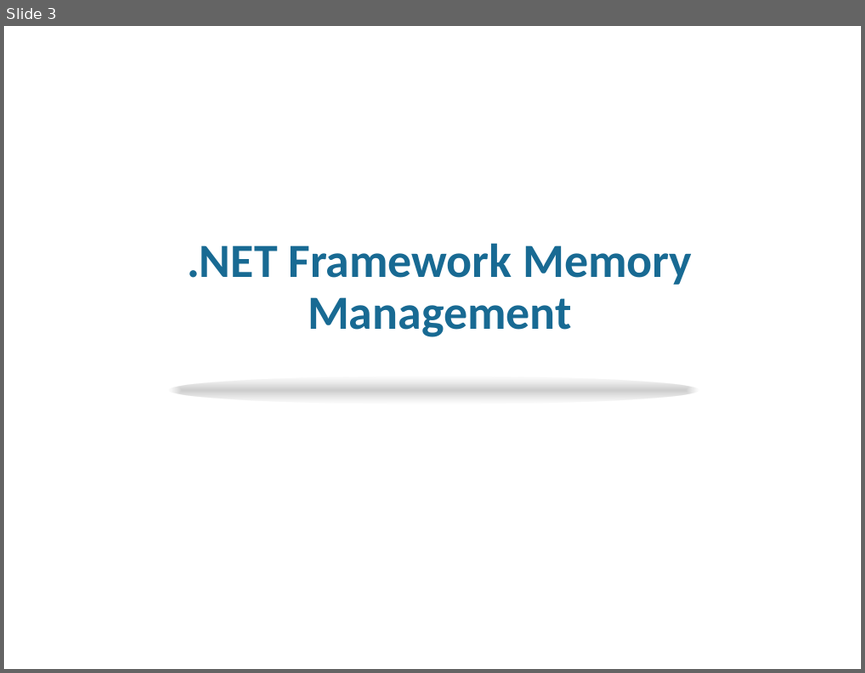
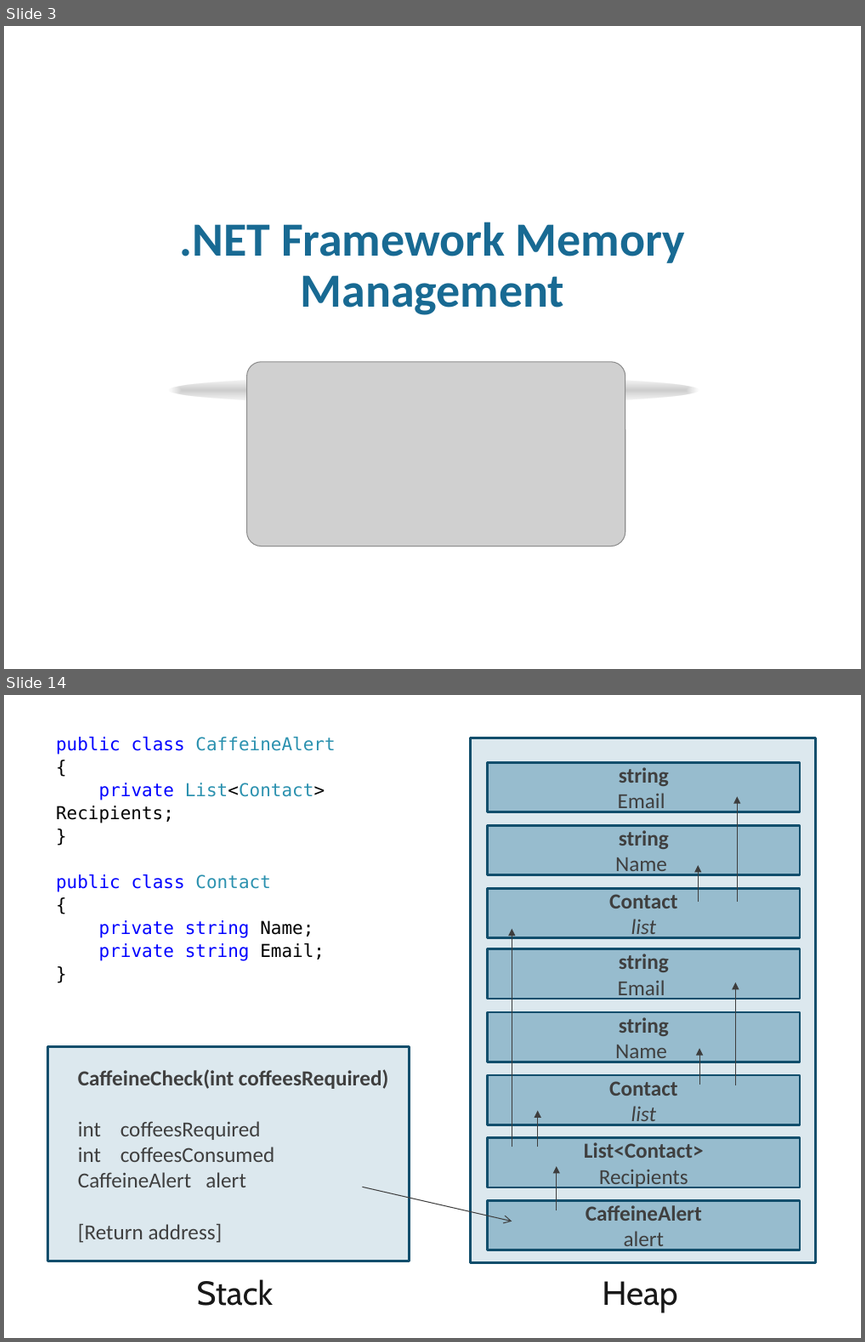
Before and after one commit to tungnt185/MemoryLeak, a slide deck: Memory Leak in .NET.pptx. Shown one above the other, each under a label of ours: slide 3 before the commit, slides 3 and 14 after it; the slides between them are not shown. The pictures are 865x673 and 865x1342 pixels, drawn with LibreOffice and Linux fonts; fonts in the diff are those of the drawing; grey boxes stand for pictures; background and template pictures are left out. Boxes give left, top, right and bottom in pixels: in the first picture for what was removed or moved away, otherwise in the second. Text is boxed around its words. In the diff, an @@ line names an element or a change of style, - is before the commit and + after.

```diff
--- a/Memory Leak in .NET.pptx
+++ b/Memory Leak in .NET.pptx
@@ slide 14 added at box(4, 695, 861, 1338), background picture (left out) @@
@@ text added at box(56, 737, 335, 961), 15 pt, text #0000FF @@
+public class CaffeineAlert
+{
+private List<Contact> Recipients;
+}
+public class Contact
+{
+private string Name;
+private string Email;
+}
@@ rectangle added at box(470, 737, 816, 1262), fill #186A93 at 15% opacity, outline #124E6D 2 pt @@
@@ rectangle added at box(488, 763, 799, 812), fill #186A93 at 35% opacity, outline #124E6D 2 pt, 18 pt, text #3F3F3F, bold @@
+string
+Email
@@ arrow added from (737, 902) to (737, 796), #3E3E3E 0.75 pt @@
@@ rectangle added at box(488, 825, 799, 875), fill #186A93 at 35% opacity, outline #124E6D 2 pt, 18 pt, text #3F3F3F, bold @@
+string
+Name
@@ arrow added from (698, 902) to (698, 866), #3E3E3E 0.75 pt @@
@@ rectangle added at box(488, 889, 799, 938), fill #186A93 at 35% opacity, outline #124E6D 2 pt, 18 pt, text #3F3F3F, bold @@
+Contact
+list
@@ rectangle added at box(488, 948, 799, 998), fill #186A93 at 35% opacity, outline #124E6D 2 pt, 18 pt, text #3F3F3F, bold @@
+string
+Email
@@ arrow added from (512, 1146) to (512, 929), #3E3E3E 0.75 pt @@
@@ arrow added from (736, 1085) to (736, 982), #3E3E3E 0.75 pt @@
@@ rectangle added at box(488, 1012, 799, 1061), fill #186A93 at 35% opacity, outline #124E6D 2 pt, 18 pt, text #3F3F3F, bold @@
+string
+Name
@@ rectangle added at box(47, 1046, 409, 1260), fill #186A93 at 15% opacity, outline #124E6D 2 pt, 18 pt, text #3F3F3F @@
+CaffeineCheck(int coffeesRequired)
+int coffeesRequired
+int coffeesConsumed
+CaffeineAlert alert
+[Return address]
@@ arrow added from (699, 1085) to (699, 1048), #3E3E3E 0.75 pt @@
@@ rectangle added at box(488, 1076, 799, 1125), fill #186A93 at 35% opacity, outline #124E6D 2 pt, 18 pt, text #3F3F3F, bold @@
+Contact
+list
@@ arrow added from (538, 1146) to (538, 1111), #3E3E3E 0.75 pt @@
@@ rectangle added at box(488, 1138, 799, 1188), fill #186A93 at 35% opacity, outline #124E6D 2 pt, 18 pt, text #3F3F3F, bold @@
+List<Contact>
+Recipients
@@ arrow added from (556, 1211) to (556, 1166), #3E3E3E 0.75 pt @@
@@ arrow added from (362, 1187) to (512, 1221), #3F3F3F 0.75 pt @@
@@ rectangle added at box(488, 1201, 799, 1250), fill #186A93 at 35% opacity, outline #124E6D 2 pt, 18 pt, text #3F3F3F, bold @@
+CaffeineAlert
+alert
@@ text added at box(197, 1279, 273, 1305), 28 pt, text #181818 @@
+Stack
@@ text added at box(602, 1281, 677, 1312), 28 pt, text #181818 @@
+Heap
@@ slide 3 changed as well @@
@@ title ".NET Framework Memory Management": place and size @@
-title ".NET Framework Memory Management" at box(187, 243, 692, 337)
+title ".NET Framework Memory Management" at box(180, 222, 685, 315)
@@ picture added at box(246, 362, 625, 546) @@
```
Also in this commit, not shown: 1 other slide changed, 39 other slides added, 29 slides removed.
